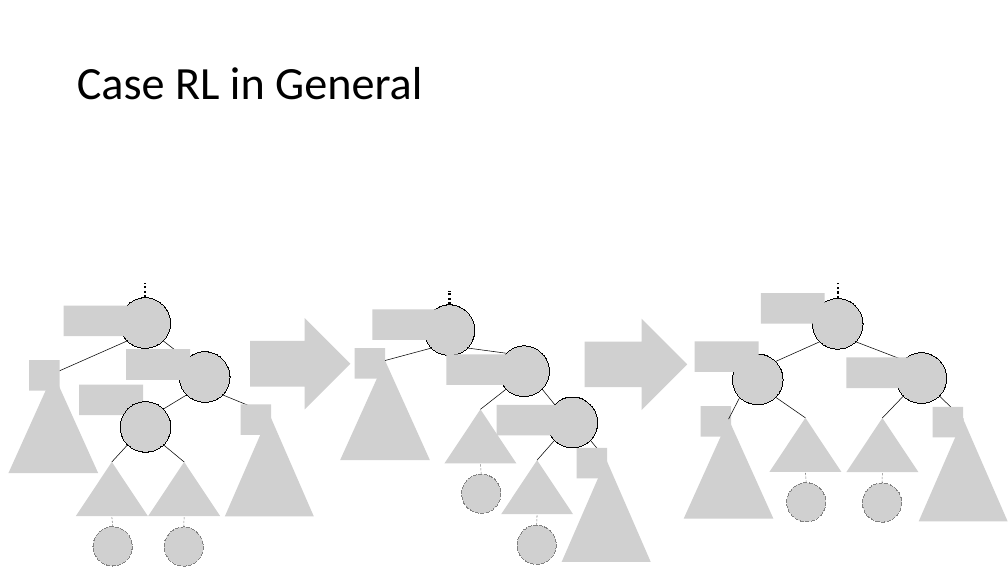
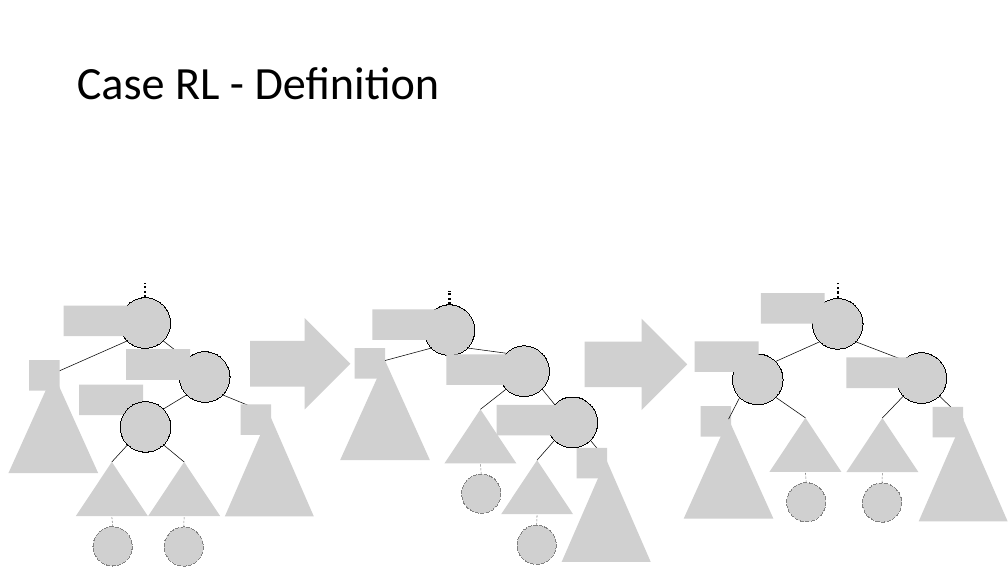
Before and after one commit to natebrunelle/cse332, a slide deck: slide 28 of demo_site/files/slides/lecture9_avl2_inkb.pptx (slide 29 before the commit). Drawn at 1008x567 pixels with LibreOffice and Linux fonts; fonts in the diff are those of the drawing; grey boxes stand for pictures. Boxes give left, top, right and bottom in pixels: in the first picture for what was removed or moved away, otherwise in the second. Text is boxed around its words. In the diff, an @@ line names an element or a change of style, - is before the commit and + after.

```diff
--- a/demo_site/files/slides/lecture9_avl2_inkb.pptx
+++ b/demo_site/files/slides/lecture9_avl2_inkb.pptx
@@ title at (77,67,440,100): text changed @@
-Case RL in General
+Case RL - Definition
```
Also in this commit, not shown: 31 other slides changed, 1 slide removed, 5 other files.
